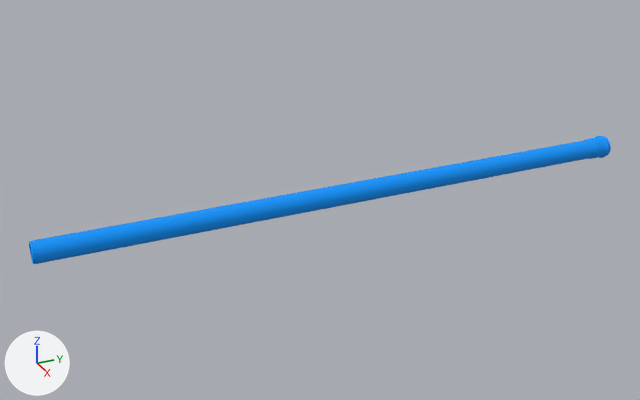
The glTF model models/BlueForce.glb, before and after one commit.
Both versions are drawn from a camera (50 mm lens) standing at (6.95, -3.49, 3.57) and looking at (-0.11, -0.32, 0.05). The lights are fixed; the arrows at lower left show +X, +Y and +Z. Where no turn or scale is listed for an object, it has been applied to the vertices.

Script lines for the objects in view, before the commit:
```python
mat_blue_force_mat = bpy.data.materials.new('Blue_Force_mat')
mat_blue_force_mat.use_nodes = True; mat_blue_force_mat.node_tree.nodes.clear()
_N = mat_blue_force_mat.node_tree.nodes; _L = mat_blue_force_mat.node_tree.links
n0 = _N.new('ShaderNodeBsdfPrincipled'); n0.name = 'Principled BSDF'
n0.inputs[2].default_value = 1.0  # 'Roughness'
n1 = _N.new('ShaderNodeOutputMaterial'); n1.name = 'Material Output'
n2 = _N.new('ShaderNodeTexImage'); n2.name = 'Image Texture'
n2.image = img_fitt_bluforce_texturing_blue_force_mat_albedotransparency
n3 = _N.new('ShaderNodeNormalMap'); n3.name = 'Normal Map'
n3.uv_map = 'UVMap'
n4 = _N.new('ShaderNodeTexImage'); n4.name = 'Image Texture.001'
n4.image = img_fitt_bluforce_texturing_blue_force_mat_normal
_L.new(n0.outputs[0], n1.inputs[0])  # 'BSDF' to 'Surface'
_L.new(n2.outputs[0], n0.inputs[0])  # 'Color' to 'Base Color'
_L.new(n3.outputs[0], n0.inputs[5])  # 'Normal' to 'Normal'
_L.new(n4.outputs[0], n3.inputs[1])  # 'Color' to 'Color'
me_blueforce = bpy.data.meshes.new('BlueForce')
me_blueforce.from_pydata(...)  # 648 vertices, 1296 faces; spans x -0.12..0.12, y -3.0..3.0, z -0.12..0.12
me_blueforce.materials.append(mat_blue_force_mat)
me_blueforce_movable = bpy.data.meshes.new('Blueforce_Movable')
me_blueforce_movable.from_pydata(...)  # 106 vertices, 207 faces; spans x 0.064..0.12, y 2.81..3.0, z -0.009..0.087
me_blueforce_movable.materials.append(mat_blue_force_mat)
ob_blueforce = bpy.data.objects.new('BlueForce', me_blueforce)
ob_blueforce.location = (0.0, 0.0, 0.112)
ob_blueforce_movable = bpy.data.objects.new('Blueforce_Movable', me_blueforce_movable)
ob_blueforce_movable.location = (0.0, 0.0, 0.112)
```
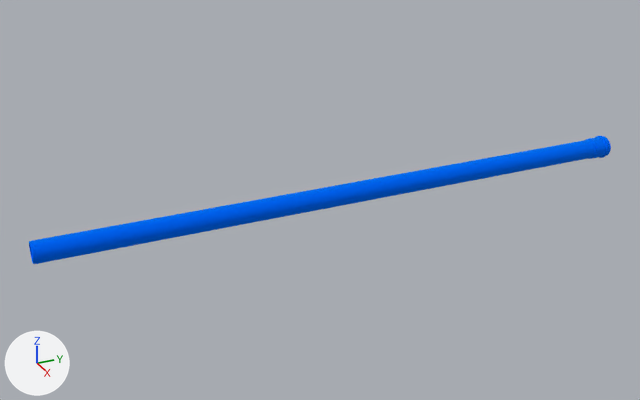
Boxes (x1, y1, x2, y2) around the edits, measured in the pictures (640 x 400 px):
'BlueForce', surface changed: (29, 136, 610, 264) in both
'Blueforce_Movable', surface changed: (595, 141, 611, 153) in both

Patch to the scene script:
```diff
--- a/models/BlueForce.glb.py
+++ b/models/BlueForce.glb.py
@@ mat_blue_force_mat @@
 n0 = _N.new('ShaderNodeBsdfPrincipled'); n0.name = 'Principled BSDF'
 n0.inputs[2].default_value = 1.0  # 'Roughness'
+n0.inputs[1].default_value = 1.0  # 'Metallic'
 n1 = _N.new('ShaderNodeOutputMaterial'); n1.name = 'Material Output'
```
